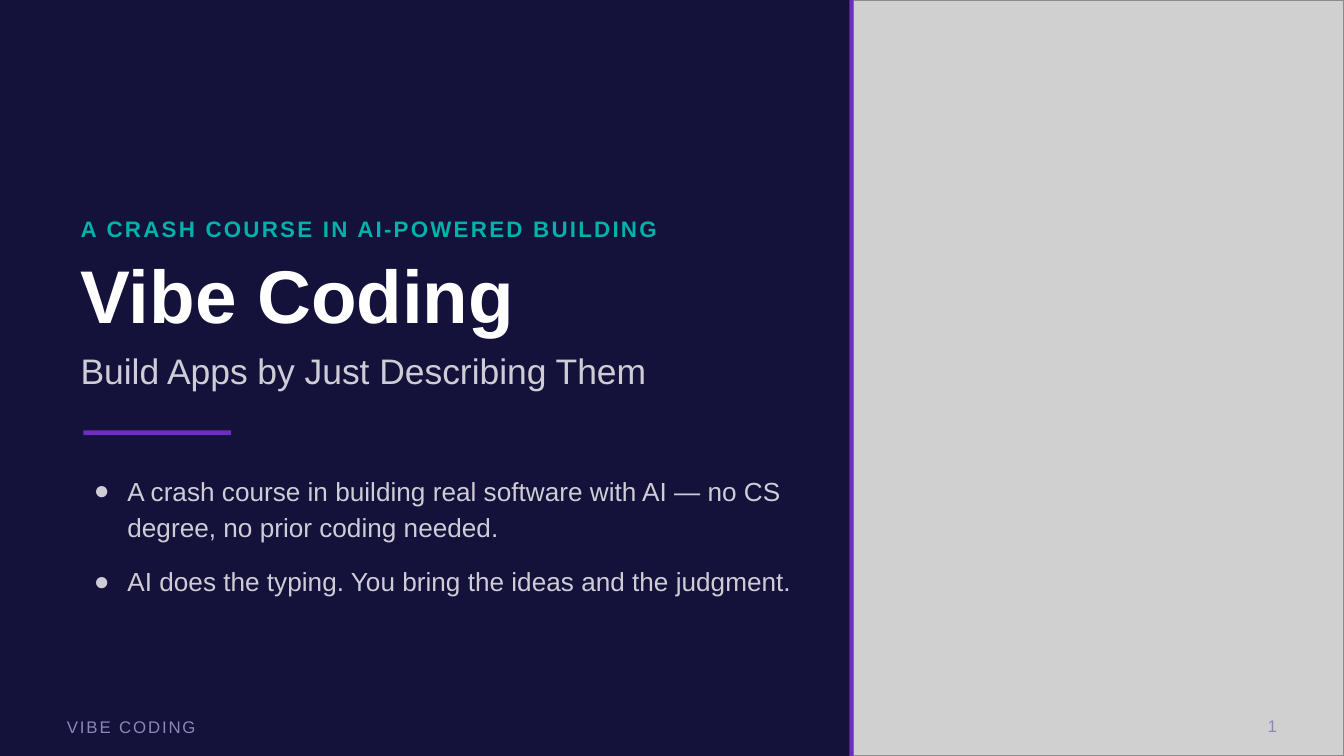
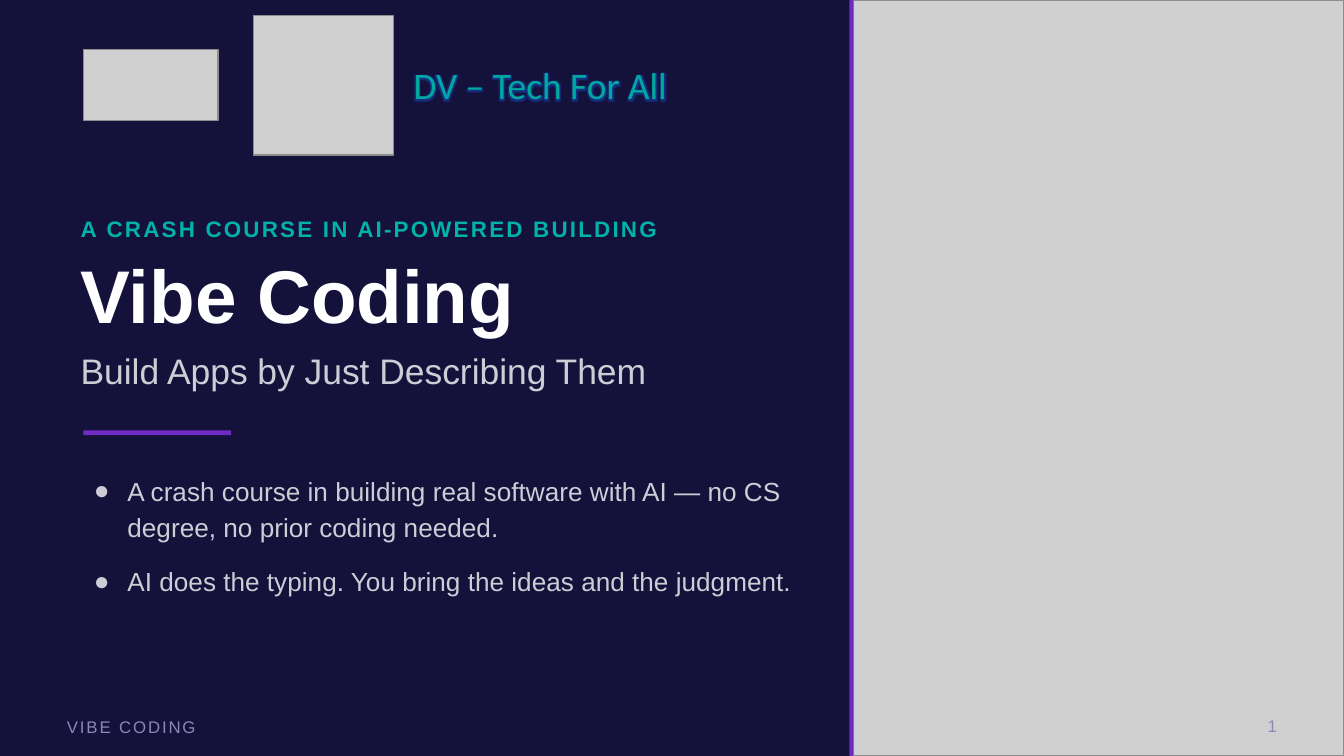
Before and after one commit to thorgrimilnano/scolarship-api, a slide deck: slide 1 of docs/Vibe_Coding_High_School_Deck.pptx. Drawn at 1344x756 pixels with LibreOffice and Linux fonts; fonts in the diff are those of the drawing; grey boxes stand for pictures. Boxes give left, top, right and bottom in pixels: in the first picture for what was removed or moved away, otherwise in the second. Text is boxed around its words. In the diff, an @@ line names an element or a change of style, - is before the commit and + after.

Commit message:
update presentation

```diff
--- a/docs/Vibe_Coding_High_School_Deck.pptx
+++ b/docs/Vibe_Coding_High_School_Deck.pptx
@@ picture added at [254, 15, 394, 155] @@
@@ picture added at [83, 50, 218, 121] @@
@@ text added at [414, 73, 667, 102], 20 pt, text #00A9A0 @@
+DV – Tech For All
```
Also in this commit, not shown: 1 other slide changed.
